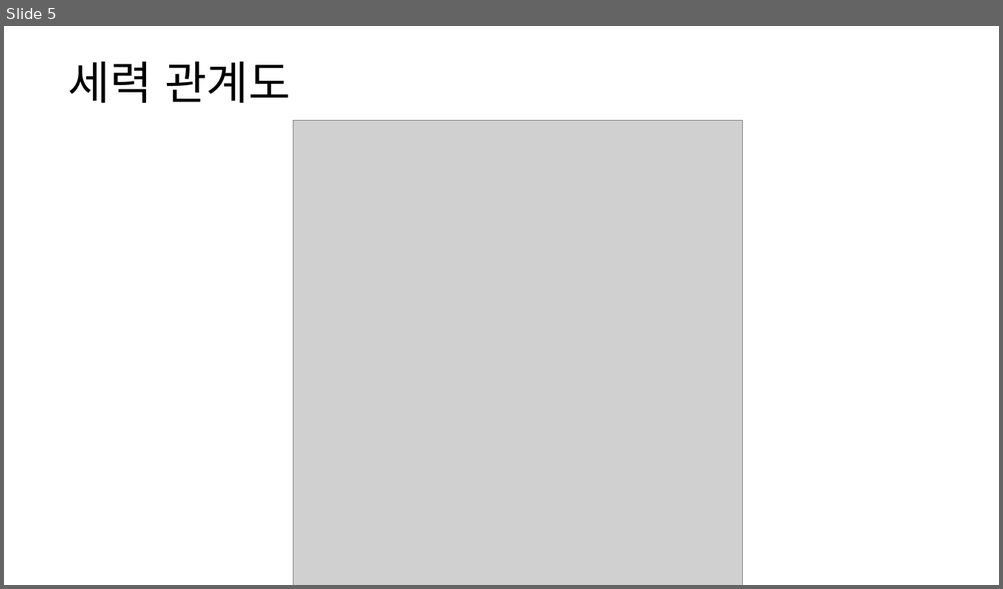
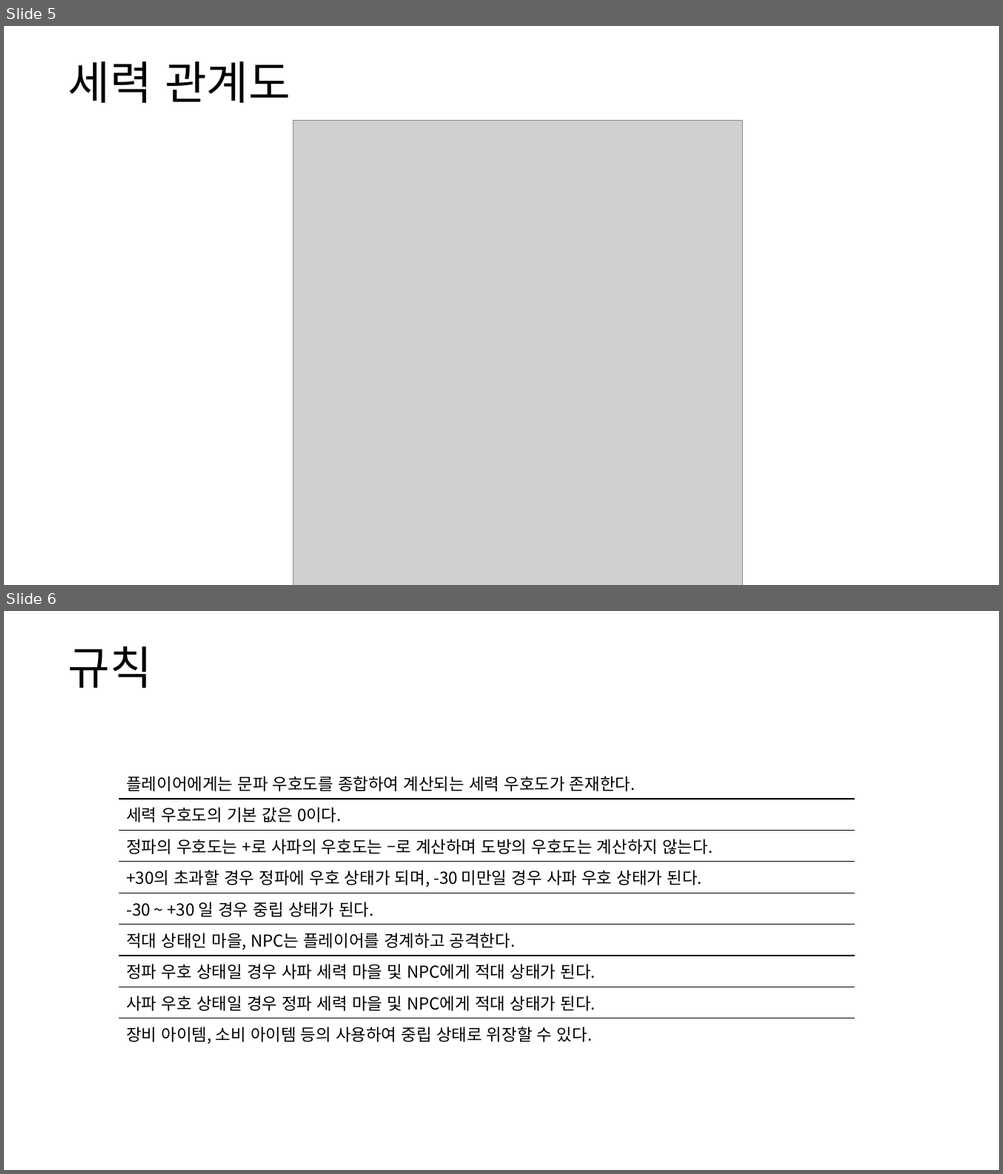
Before and after one commit to yjk0401/unityenginebasic_9th, a slide deck: 기획/방랑엽사전/세력 시스템 기획서.pptx. Shown one above the other, each under a label of ours: slide 5 before the commit, slides 5 and 6 after it. The pictures are 1003x589 and 1003x1174 pixels, drawn with LibreOffice and Linux fonts; fonts in the diff are those of the drawing; grey boxes stand for pictures. Boxes give left, top, right and bottom in pixels: in the first picture for what was removed or moved away, otherwise in the second. Text is boxed around its words. In the diff, an @@ line names an element or a change of style, - is before the commit and + after.

```diff
--- a/기획/방랑엽사전/세력 시스템 기획서.pptx
+++ b/기획/방랑엽사전/세력 시스템 기획서.pptx
@@ slide 6 added at [4,611,999,1170], background #FFFFFF @@
@@ text added at [68,646,152,688], 44 pt, text #000000 @@
+규칙
@@ table added at [119,768,854,1047], 9 rows, 1 columns @@
+플레이어에게는 문파 우호도를 종합하여 계산되는 세력 우호도가 존재한다.
+세력 우호도의 기본 값은 0이다.
+정파의 우호도는 +로 사파의 우호도는 –로 계산하며 도방의 우호도는 계산하지 않는다.
++30의 초과할 경우 정파에 우호 상태가 되며, -30 미만일 경우 사파 우호 상태가 된다.
+-30 ~ +30 일 경우 중립 상태가 된다.
+적대 상태인 마을, NPC는 플레이어를 경계하고 공격한다.
+정파 우호 상태일 경우 사파 세력 마을 및 NPC에게 적대 상태가 된다.
+사파 우호 상태일 경우 정파 세력 마을 및 NPC에게 적대 상태가 된다.
+장비 아이템, 소비 아이템 등의 사용하여 중립 상태로 위장할 수 있다.
```
Also in this commit, not shown: 1 slide changed, 1 other file.
